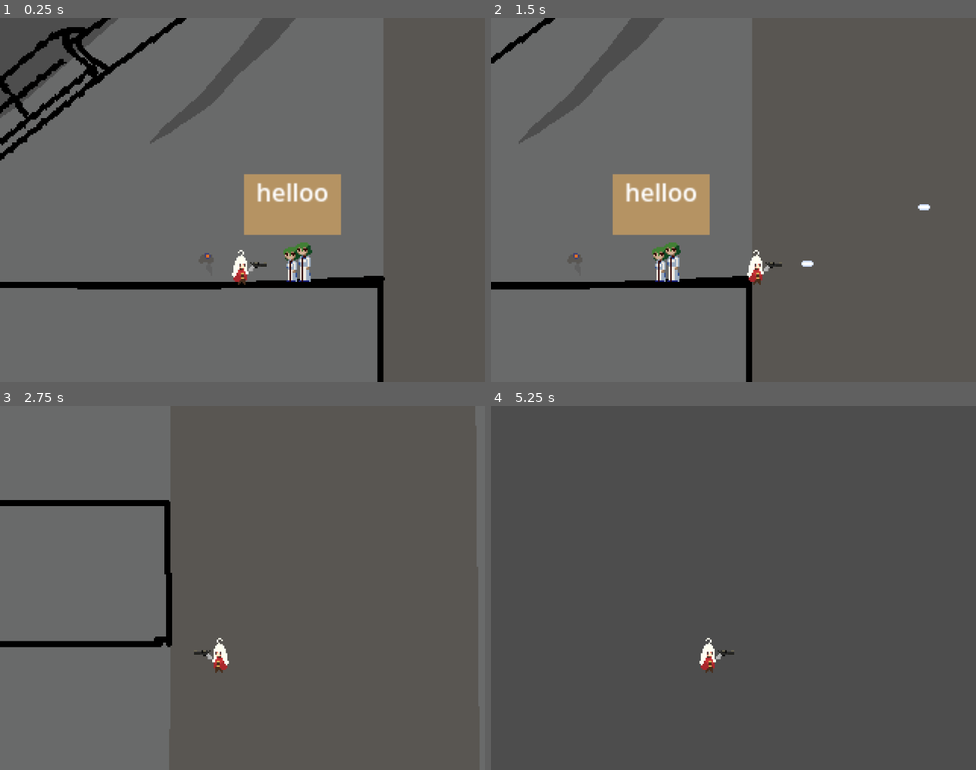
Above: before the commit, frames 1-4 (two rows, left to right).
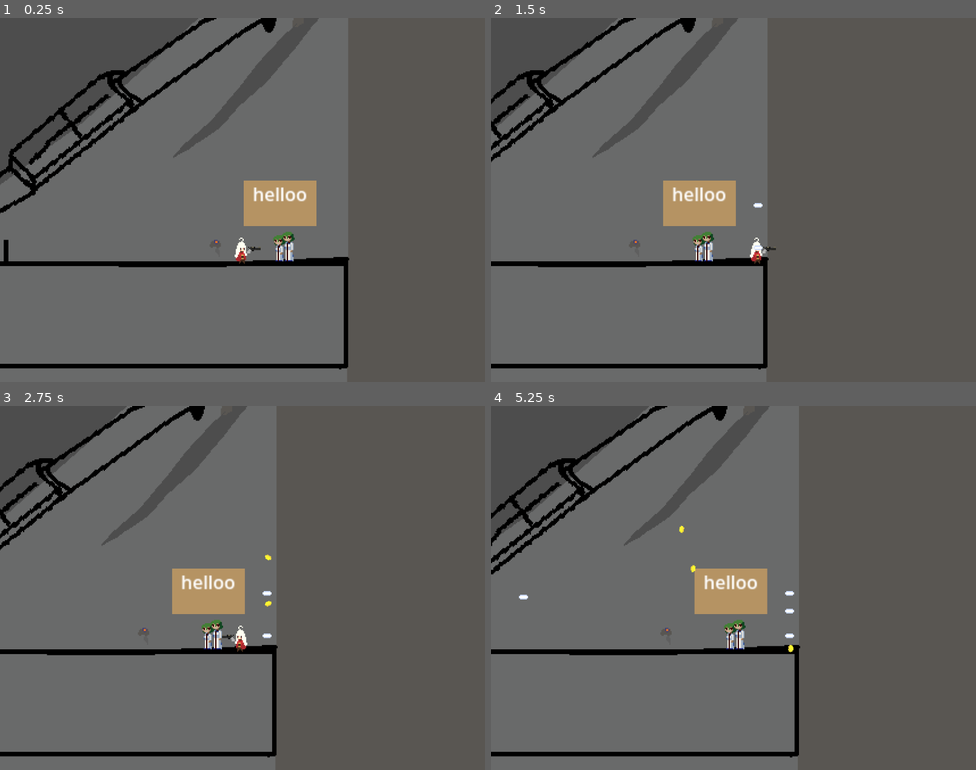
Above: after the commit, the same moments.

Repository: MaiGamesDev/Platformer_Project
Game: Godot game, scene res://SCENE/Game.tscn
Two runs of this game, one before a commit and one after it. Both use one fixed random seed, a clock stepped at 60 frames per second and the inputs below.
Inputs (mouse positions are in pixels of both pictures, inside the frame that each line leads up to):
- Up to frame 1 (0.25 s): no input
- Up to frame 2 (1.5 s): tap Enter (ui_accept) at 0.5, 0.77, 1.07 s; move the mouse to (840, 181) at 0.52 s; hold Shift (dash) 0.53-1.28 s; hold D (move_right) from 0.53 s (still down); click (840, 181) at 0.8 s; move the mouse to (636, 218) at 1.27 s; click (636, 218) at 1.35 s
- Up to frame 3 (2.75 s): tap Enter (ui_accept) at 1.52, 1.82, 2.3 s; right-click (145, 606) at 1.55 s; move the mouse to (291, 507) at 2.02 s; release D (move_right) at 2.03 s; hold A (move_left) from 2.03 s (still down); hold Right mouse button (use_item) from 2.03 s (still down)
- Up to frame 4 (5.25 s): move the mouse to (709, 660) at 2.77 s; release A (move_left) at 2.78 s; release Right mouse button (use_item) at 2.78 s; hold D (move_right) 2.78-4.28 s; tap Enter (ui_accept) at 2.85, 3.02, 3.32, 3.77, 4.07, 4.52, 4.82 s; tap Shift (dash) at 3.05 s; move the mouse to (879, 642) at 3.52 s; hold Shift (dash) 3.53-4.28 s; click (879, 642) at 3.8 s; move the mouse to (588, 533) at 4.27 s; hold A (move_left) 4.28-5.03 s; click (588, 533) at 4.35 s; right-click (588, 533) at 4.55 s; move the mouse to (757, 588) at 5.02 s; hold D (move_right) from 5.03 s (still down); hold Right mouse button (use_item) from 5.03 s (still down)

The runs differ from the first frame. In frame 1, 19% of the frame differs, in the area x 0-80%, y 0-100%; in frame 2, 16%; in frame 3, 12%; in frame 4, 56%, in the area x 0-64%, y 0-100%.
Error in both runs: Invalid assignment of property or key 'playing' with value of type 'bool' on a base object of type 'AnimatedSprite2D'. (res://SCENE/Bullet.gd:10)

Commit message:
벽점프

Diff:
--- a/SCENE/Game.tscn
+++ b/SCENE/Game.tscn
@@ -734,8 +734,11 @@
 "walk": SubResource("Animation_mn2m6")
 }
 
-[sub_resource type="RectangleShape2D" id="RectangleShape2D_m6tpf"]
+[sub_resource type="RectangleShape2D" id="RectangleShape2D_3uppk"]
 size = Vector2(340, 60)
+
+[sub_resource type="RectangleShape2D" id="RectangleShape2D_00of2"]
+size = Vector2(81, 223)
 
 [sub_resource type="AtlasTexture" id="AtlasTexture_3764b"]
 atlas = ExtResource("14_0x3g4")
@@ -793,7 +796,7 @@
 [node name="Camera2d" type="Camera2D" parent="Player"]
 position = Vector2(0, -56)
 current = true
-zoom = Vector2(4, 4)
+zoom = Vector2(3, 3)
 limit_left = 0
 limit_top = 0
 drag_horizontal_enabled = true
@@ -820,27 +823,31 @@
 
 [node name="CollisionShape2d" type="CollisionShape2D" parent="StaticBody2D"]
 position = Vector2(219, -112)
-shape = SubResource("RectangleShape2D_m6tpf")
+shape = SubResource("RectangleShape2D_3uppk")
 
 [node name="CollisionShape2d6" type="CollisionShape2D" parent="StaticBody2D"]
 position = Vector2(219, 267)
-shape = SubResource("RectangleShape2D_m6tpf")
+shape = SubResource("RectangleShape2D_3uppk")
 
 [node name="CollisionShape2d5" type="CollisionShape2D" parent="StaticBody2D"]
 position = Vector2(771, 267)
-shape = SubResource("RectangleShape2D_m6tpf")
+shape = SubResource("RectangleShape2D_3uppk")
 
 [node name="CollisionShape2d4" type="CollisionShape2D" parent="StaticBody2D"]
 position = Vector2(216, 633)
-shape = SubResource("RectangleShape2D_m6tpf")
+shape = SubResource("RectangleShape2D_3uppk")
 
 [node name="CollisionShape2d3" type="CollisionShape2D" parent="StaticBody2D"]
 position = Vector2(768, 633)
-shape = SubResource("RectangleShape2D_m6tpf")
+shape = SubResource("RectangleShape2D_3uppk")
 
 [node name="CollisionShape2d2" type="CollisionShape2D" parent="StaticBody2D"]
 position = Vector2(771, -112)
-shape = SubResource("RectangleShape2D_m6tpf")
+shape = SubResource("RectangleShape2D_3uppk")
+
+[node name="CollisionShape2d7" type="CollisionShape2D" parent="StaticBody2D"]
+position = Vector2(425, -237)
+shape = SubResource("RectangleShape2D_00of2")
 
 [node name="Bullet" parent="." instance=ExtResource("10_o65mu")]
 
--- a/SCENE/PlayerManager.gd
+++ b/SCENE/PlayerManager.gd
@@ -7,7 +7,8 @@
 const JUMP_VELOCITY = -200.0
 const MAX_SPEED = 100
 const DECEL_SPEED = 6
-
+const MAX_FALL_SPEED = 200
+const WALL_JUMP_SPEED = 200
 
 var gravity = ProjectSettings.get_setting("physics/2d/default_gravity")
 
@@ -16,14 +17,15 @@
 var STATE = "idle"
 var stateOld = STATE
 
+var dir = 1
+
 
 func _physics_process(delta):
 	if STATE != "dash":
 		move(delta)
 
 func _process(delta):
-
-	stateOld = STATE
+	initialize_variable()
 
 	manage_STATE()
 
@@ -32,21 +34,35 @@
 		print(STATE)
 		set_animation()
 
+func initialize_variable():
+	dir = sign($Sprite.scale.x)
+	stateOld = STATE
 
 func move(delta):
 	# Add the gravity.
-	if not is_on_floor():
+	if not is_on_floor() and not is_on_wall():
 		velocity.y += gravity * delta
+	if not is_on_floor() and is_on_wall():
+		velocity.y += gravity * delta
+
+	# Set max y velocity.
+	velocity.y = clamp(velocity.y, -10000 , MAX_FALL_SPEED)
 
 	# Handle Jump.
 	if Input.is_action_just_pressed("ui_accept") and is_on_floor():
 		velocity.y = JUMP_VELOCITY
+	if Input.is_action_just_pressed("ui_accept") and is_on_wall():
+		velocity.y = JUMP_VELOCITY
+		velocity.x = -dir * WALL_JUMP_SPEED
+
+
 
 	# Get the input direction and handle the movement/deceleration.
 	# As good practice, you should replace UI actions with custom gameplay actions.
 	var direction = Input.get_axis("move_left", "move_right")
 	if direction:
-		var velocity_fm = velocity.x + direction * SPEED + (int((sign(velocity.x) != sign(direction))) * DECEL_SPEED * direction)
+		var decel = (int((sign(velocity.x) != sign(direction))) * DECEL_SPEED * direction)
+		var velocity_fm = velocity.x + direction * SPEED + decel
 		velocity.x = clamp(velocity_fm,-MAX_SPEED,MAX_SPEED)
 		$Sprite.scale.x = direction
 	else:
@@ -56,7 +72,6 @@
 
 func dash():
 	STATE = "dash"
-	var dir = sign($Sprite.scale.x)
 	velocity.x = MAX_SPEED * 2 * dir
 	move_and_slide()
 
@@ -69,14 +84,12 @@
 		dash()
 
 func shoot():
-	var dir = sign($Sprite.scale.x)
 	var bullet = Bullet.instantiate()
 	bullet.global_position = $Sprite/Gun/ShootPos.global_position
 	bullet.set_velocity(null, dir)
 	get_tree().root.add_child(bullet)
 
 func use_coin():
-	var dir = sign($Sprite.scale.x)
 	var coin = Coin.instantiate()
 	coin.global_position = $Sprite/ItemPos.global_position
 	coin.set_velocity(null,null,dir)
@@ -99,5 +112,9 @@
 			#walk
 			STATE = "walk"
 
+	if not is_on_floor() and is_on_wall():
+		#wall_grab
+		STATE = "wall_grab"
+
 func set_animation():
 	$Sprite.animation = STATE
Not shown: 1 places in SCENE/Game.tscn that only renumber resources
Not shown, added: poster.kra
